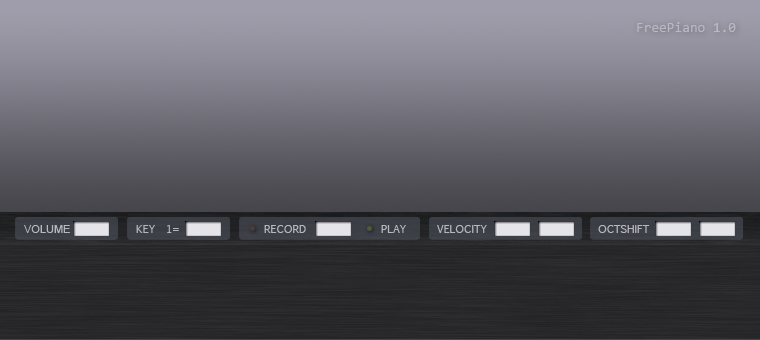
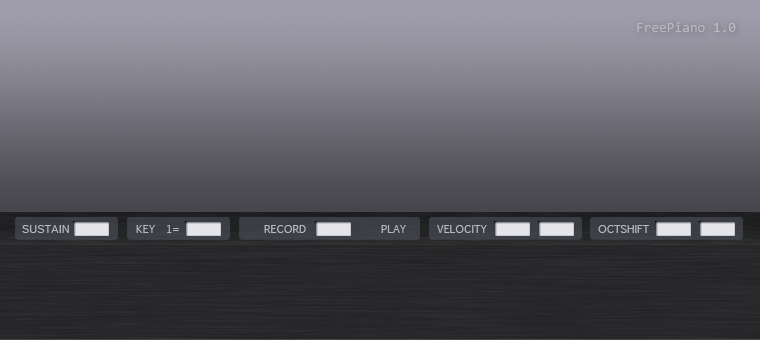
Two versions of the same layered image (760 x 340). Layer-by-layer changes:
renamed "VOLUME" to "SUSTAIN", painted on it over [22,225,70,233]
hid "Layer 4 copy 2" over [367,226,372,231]
hid "Layer 4" over [250,226,255,231]
